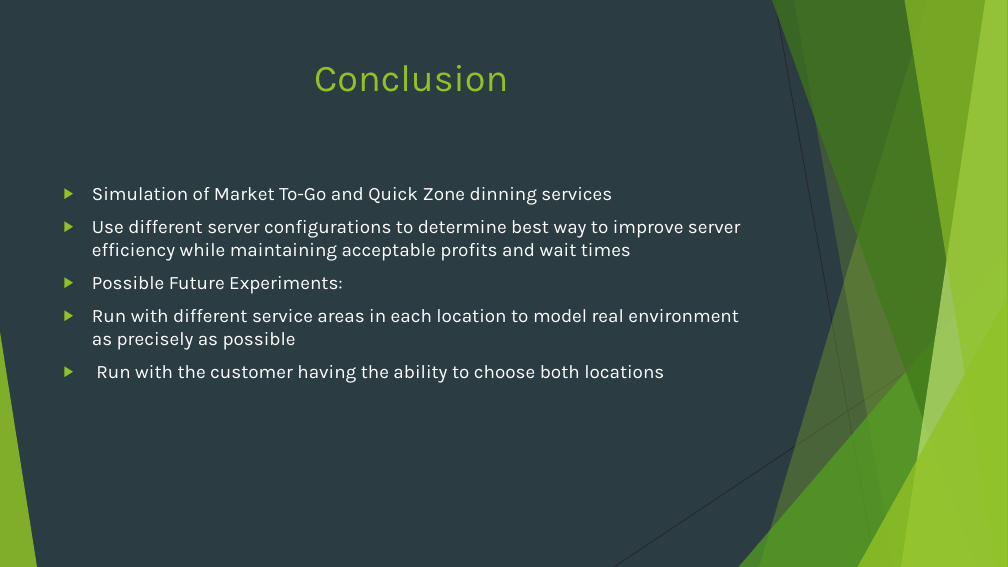
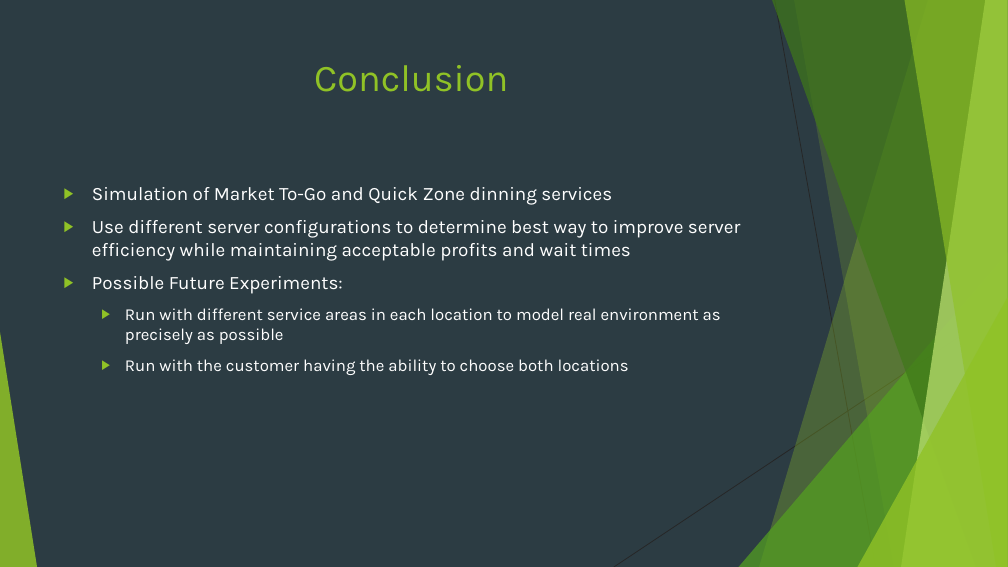
Before and after one commit to mshanoudy/CS1538-Project, a slide deck: slide 12 of SimPres.pptx. Drawn at 1008x567 pixels with LibreOffice and Linux fonts; fonts in the diff are those of the drawing. Boxes give left, top, right and bottom in pixels: in the first picture for what was removed or moved away, otherwise in the second. Text is boxed around its words. In the diff, an @@ line names an element or a change of style, - is before the commit and + after.

Commit message:
Final

```diff
--- a/SimPres.pptx
+++ b/SimPres.pptx
@@ text at [125,308,721,375]: size 18 to 16 pt in "Run with different service areas in each ...", "Run with the customer having the ability ..."; list level 1 to 2 in "Run with different service areas ..."; list level 1 to 2 in "Run with the customer having ..." @@
```
Also in this commit, not shown: 3 other slides changed.
